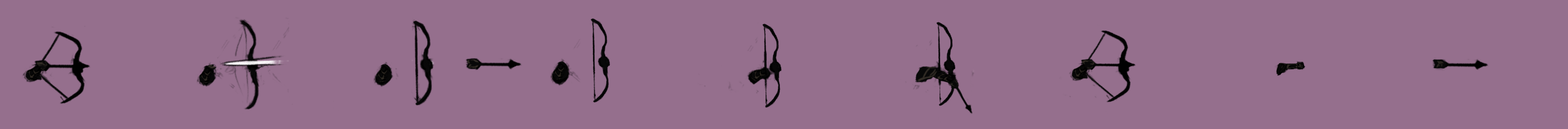
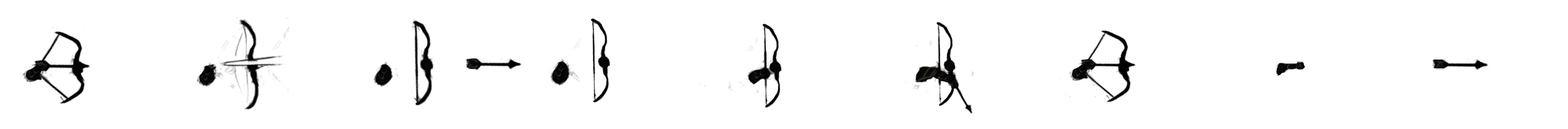
Comparing the layer stacks of the two w=1568, h=129 images. Changes:
hid "Layer 0" over [0, 0, 1568, 129]
